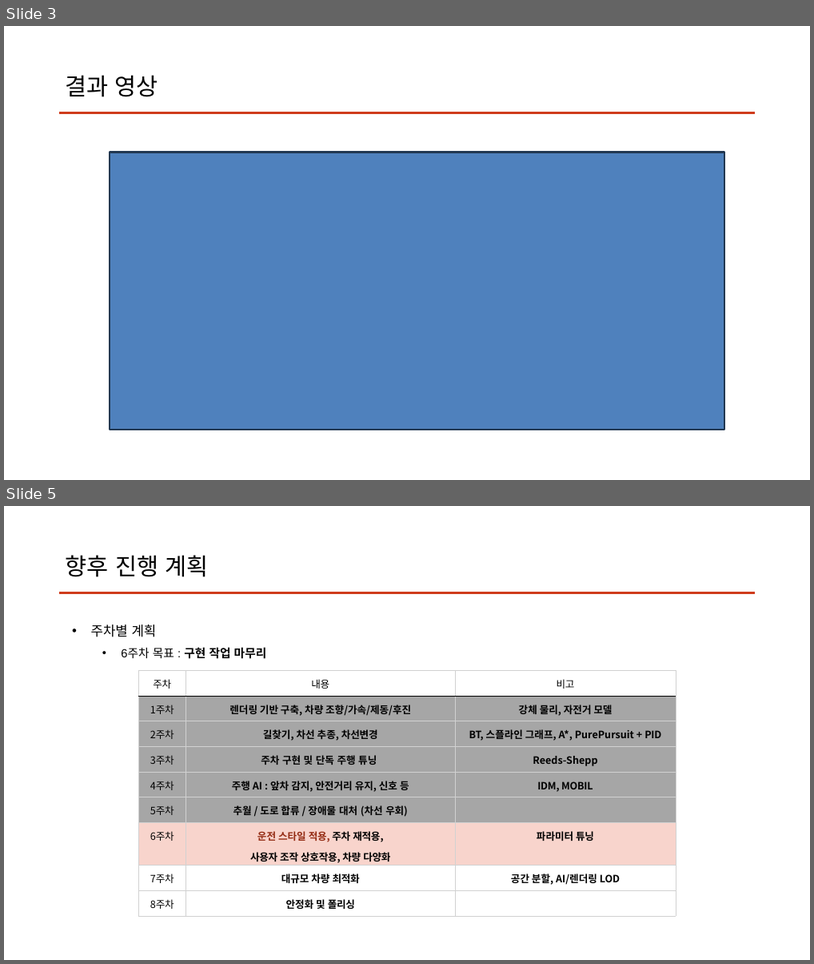
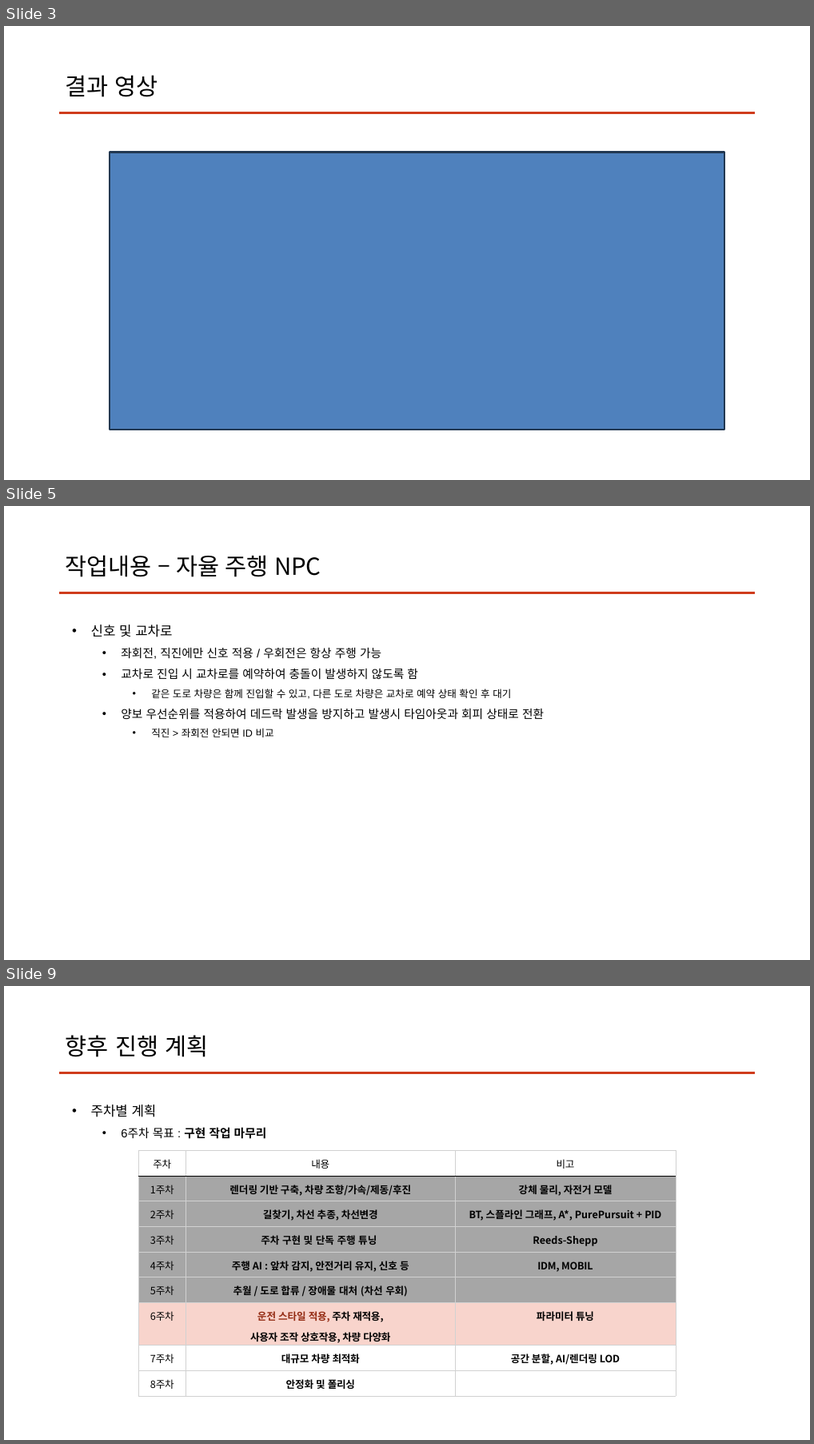
Before and after one commit to clwmrndl92/PA26-Car-Road-AI-Sim, a slide deck: Report/6주차.pptx. Shown one above the other, each under a label of ours: slides 3 and 5 before the commit, slides 3, 5 and 9 after it; the slides between them are not shown. The pictures are 814x964 and 814x1444 pixels, drawn with LibreOffice and Linux fonts; fonts in the diff are those of the drawing. Boxes give left, top, right and bottom in pixels: in the first picture for what was removed or moved away, otherwise in the second. Text is boxed around its words. In the diff, an @@ line names an element or a change of style, - is before the commit and + after.

```diff
--- a/Report/6주차.pptx
+++ b/Report/6주차.pptx
@@ slide 5 added at (4,506,810,960), background #FFFFFF @@
@@ title added at (66,555,322,577), 28 pt, text #000000 @@
+작업내용 – 자율 주행 NPC
@@ freeform shape added at (60,592,755,592), outline #CF3C1C 2.25 pt @@
@@ text added at (91,624,544,737), 14 pt, text #000000 @@
+• 신호 및 교차로
+  • 좌회전, 직진에만 신호 적용 / 우회전은 항상 주행 가능
+  • 교차로 진입 시 교차로를 예약하여 충돌이 발생하지 않도록 함
+    • 같은 도로 차량은 함께 진입할 수 있고, 다른 도로 차량은 교차로 예약 상태 확인 후 대기
+  • 양보 우선순위를 적용하여 데드락 발생을 방지하고 발생시 타임아웃과 회피 상태로 전환
+    • 직진 > 좌회전 안되면 ID 비교
@@ what was slide 5 is now slide 9 @@
```
Also in this commit, not shown: 2 slides changed, 3 other slides added, 7 other files.
